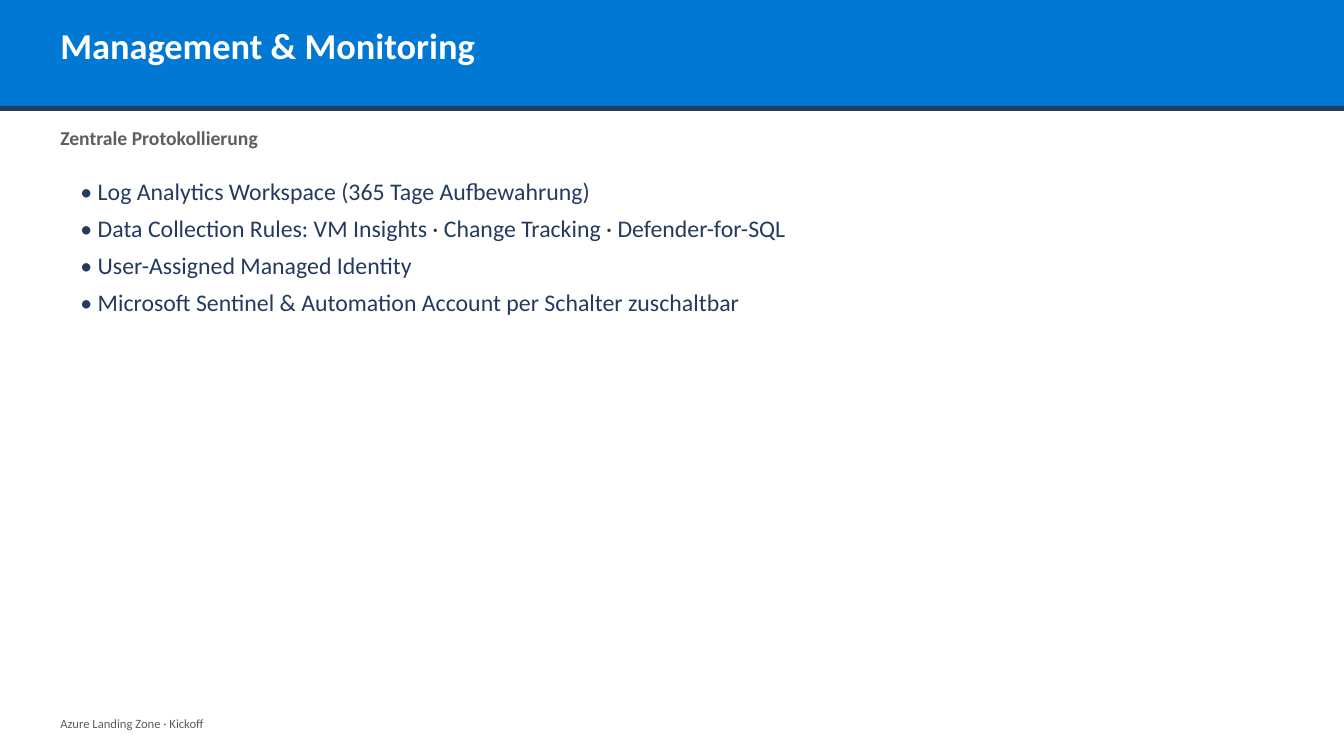
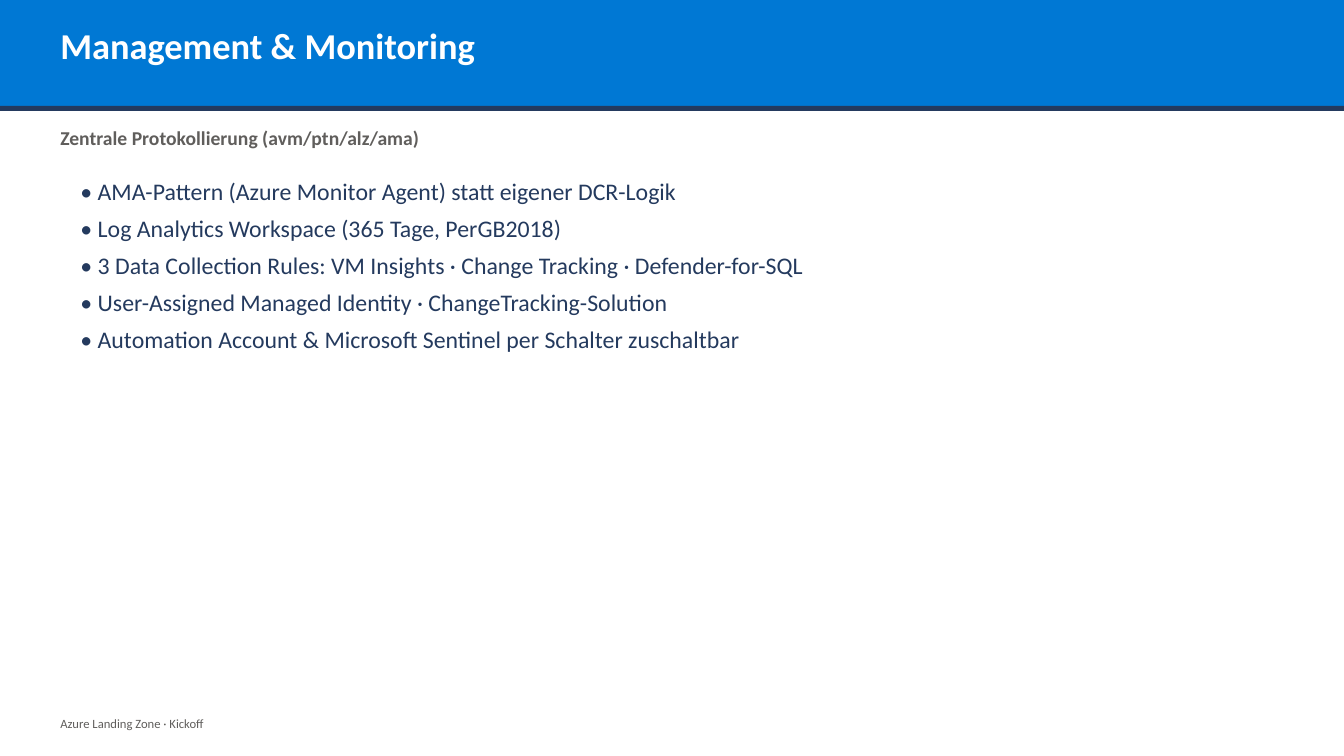
Before and after one commit to YannickBeck/azure-landing-zone, a slide deck: slide 8 of docs/kickoff/Azure-Landing-Zone-Kickoff.pptx. Drawn at 1344x756 pixels with LibreOffice and Linux fonts; fonts in the diff are those of the drawing. Boxes give left, top, right and bottom in pixels: in the first picture for what was removed or moved away, otherwise in the second. Text is boxed around its words. In the diff, an @@ line names an element or a change of style, - is before the commit and + after.

```diff
--- a/docs/kickoff/Azure-Landing-Zone-Kickoff.pptx
+++ b/docs/kickoff/Azure-Landing-Zone-Kickoff.pptx
@@ text at (x1=60, y1=131, x2=419, y2=149): text changed @@
-Zentrale Protokollierung
+Zentrale Protokollierung (avm/ptn/alz/ama)
@@ text at (x1=98, y1=182, x2=803, y2=352): text changed @@
-• Log Analytics Workspace (365 Tage Aufbewahrung)
-• Data Collection Rules: VM Insights · Change Tracking · Defender-for-SQL
-• User-Assigned Managed Identity
-• Microsoft Sentinel & Automation Account per Schalter zuschaltbar
+• AMA-Pattern (Azure Monitor Agent) statt eigener DCR-Logik
+• Log Analytics Workspace (365 Tage, PerGB2018)
+• 3 Data Collection Rules: VM Insights · Change Tracking · Defender-for-SQL
+• User-Assigned Managed Identity · ChangeTracking-Solution
+• Automation Account & Microsoft Sentinel per Schalter zuschaltbar
```
Also in this commit, not shown: 10 other slides changed, 4 other files.
